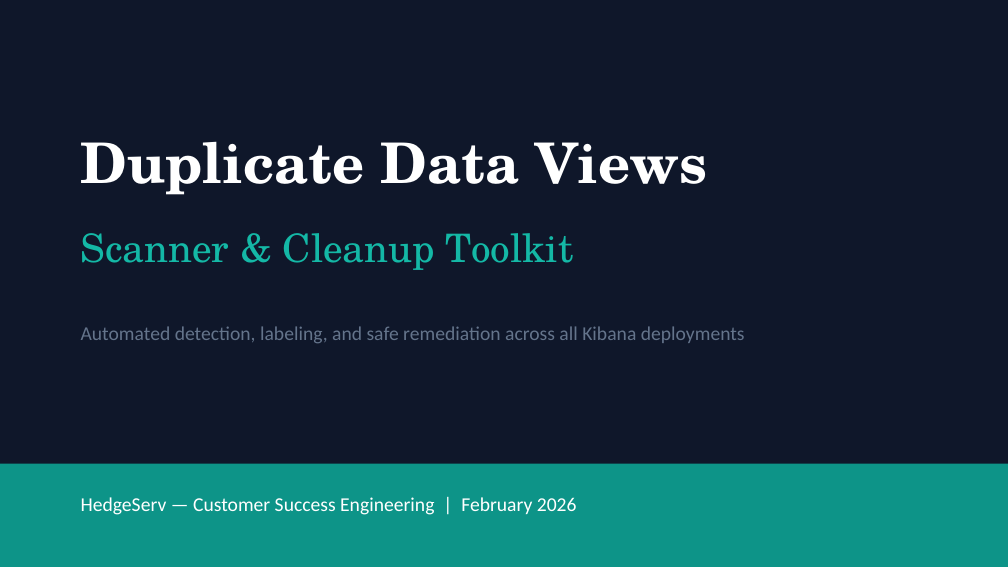
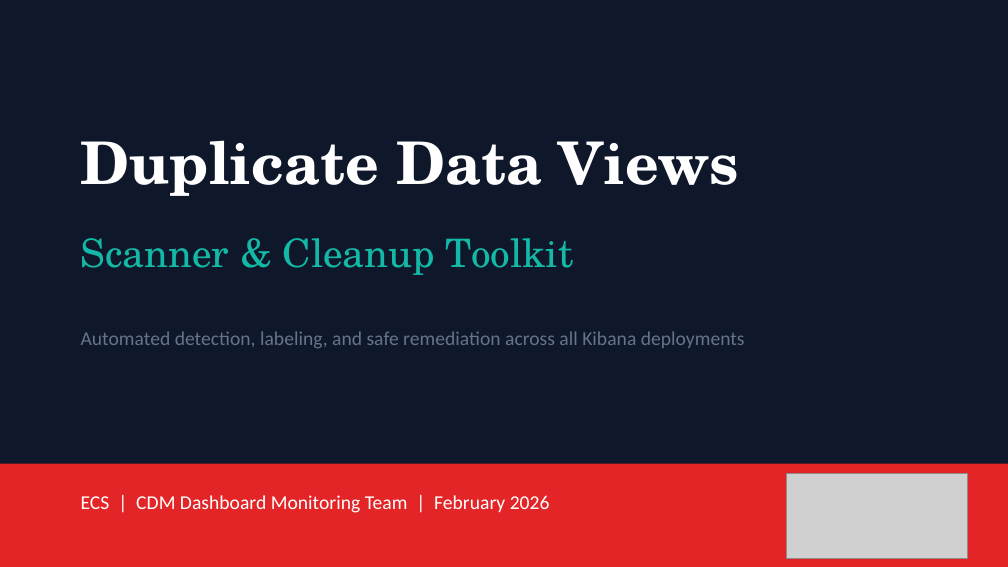
Before and after one commit to olajio/kibana-dataview-deduplicator, a slide deck: slide 1 of Duplicate_DataViews_Toolkit.pptx. Drawn at 1008x567 pixels with LibreOffice and Linux fonts; fonts in the diff are those of the drawing; grey boxes stand for pictures. Boxes give left, top, right and bottom in pixels: in the first picture for what was removed or moved away, otherwise in the second. Text is boxed around its words. In the diff, an @@ line names an element or a change of style, - is before the commit and + after.

```diff
--- a/Duplicate_DataViews_Toolkit.pptx
+++ b/Duplicate_DataViews_Toolkit.pptx
@@ text "Duplicate Data Views" at bbox=[81, 140, 739, 196]: size 40 to 42 pt @@
@@ text "Scanner & Cleanup Toolkit": place and size @@
-text "Scanner & Cleanup Toolkit" at bbox=[81, 233, 573, 270]
+text "Scanner & Cleanup Toolkit" at bbox=[81, 238, 573, 275]
@@ text "Automated detection, labeling, and safe ...": place and size @@
-text "Automated detection, labeling, and safe ..." at bbox=[81, 326, 745, 343]
+text "Automated detection, labeling, and safe ..." at bbox=[81, 331, 745, 348]
@@ rectangle at bbox=[0, 464, 1008, 566]: fill #0D9488 to #E42527 @@
@@ picture added at bbox=[786, 474, 968, 558] @@
@@ text at bbox=[81, 495, 550, 513]: text changed @@
-HedgeServ — Customer Success Engineering | February 2026
+ECS | CDM Dashboard Monitoring Team | February 2026
```
Also in this commit, not shown: 8 other slides changed, 2 slides added, 3 other files.
